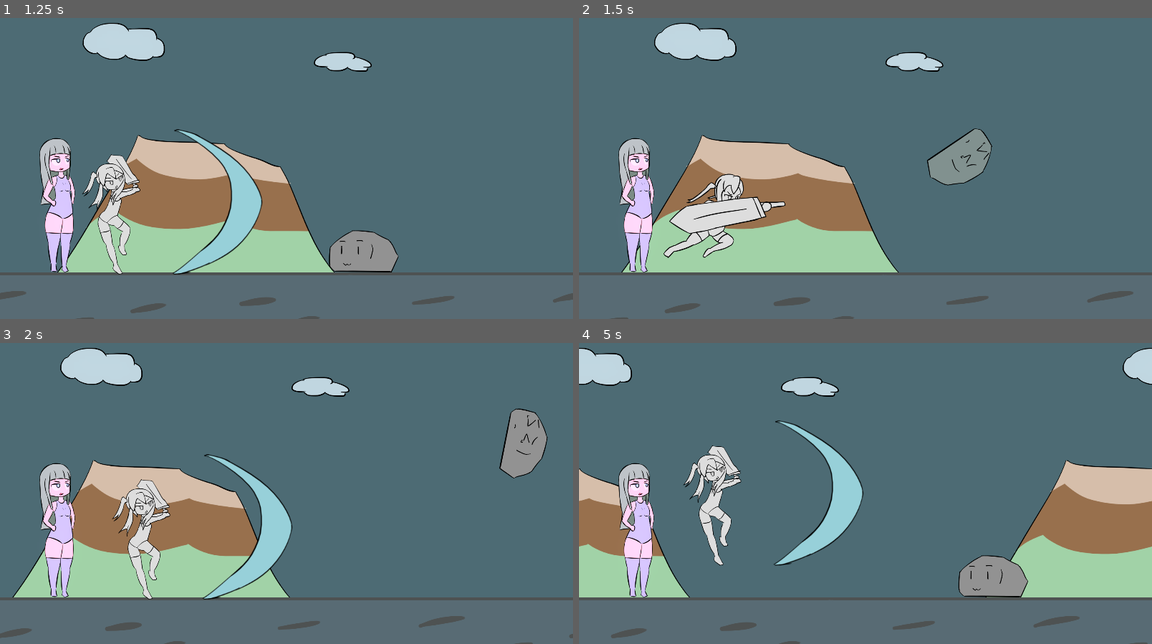
Above: before the commit, frames 1-4 (two rows, left to right).
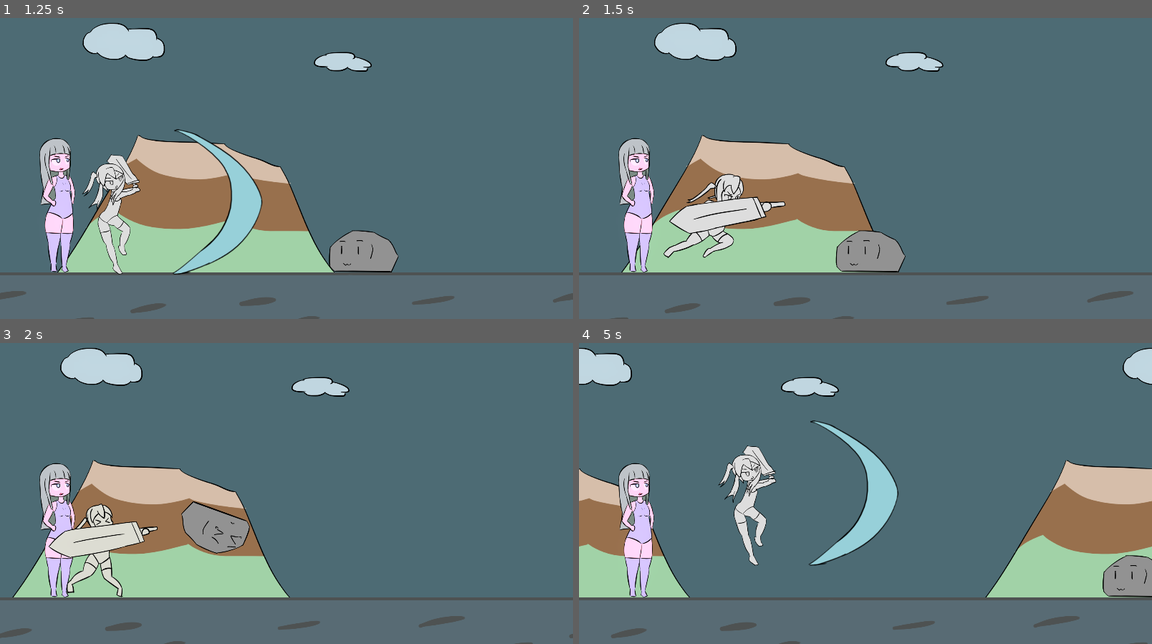
Above: after the commit, the same moments.

Repository: BeatMil/Animurun
Game: Godot game, scene res://Scenes/Forest.tscn
Same seed, same stepped clock (60 frames per second), same inputs: the game is played once before the commit and once after it.
Inputs:
- Up to frame 1 (1.25 s): tap Enter (ui_accept) at 0.5, 0.77 s; hold U (block) from 0.53 s (still down)
- Up to frame 2 (1.5 s): release U (block) at 1.28 s; tap U (block) at 1.35 s
- Up to frame 3 (2 s): tap Enter (ui_accept) at 1.52 s
- Up to frame 4 (5 s): hold U (block) 2.03-2.78 s; tap U (block) at 2.85, 4.35 s; tap Enter (ui_accept) at 3.02, 3.77, 4.52 s; hold U (block) 3.53-4.28 s

Frame 1 is identical in both runs. In frame 2, 2.8% of the frame differs, in the area x 44-73%, y 36-85%; in frame 3, 8.4%; in frame 4, 9.5%, in the area x 18-100%, y 25-85%.

Commit message:
Add sword_deflect animation

Diff:
--- a/Nodes/rocky.tscn
+++ b/Nodes/rocky.tscn
@@ -1,8 +1,7 @@
-[gd_scene load_steps=11 format=3 uid="uid://dakrishjwcwbt"]
+[gd_scene load_steps=9 format=3 uid="uid://dakrishjwcwbt"]
 
 [ext_resource type="Script" path="res://scripts/Rocky.gd" id="1_g3df8"]
 [ext_resource type="AudioStream" uid="uid://b36cb8pbyil84" path="res://media/sfx/dead.wav" id="2_pp68n"]
-[ext_resource type="AudioStream" uid="uid://buqe4ddxwekc2" path="res://media/sfx/charge01.wav" id="3_p3qjn"]
 [ext_resource type="Texture2D" uid="uid://cpjffb4qr0qqw" path="res://media/sprites/rocky_sprites.png" id="4_43e04"]
 
 [sub_resource type="RectangleShape2D" id="RectangleShape2D_y7vn5"]
@@ -130,70 +129,14 @@
 "values": [Color(1, 1, 1, 1)]
 }
 
-[sub_resource type="Animation" id="Animation_lctyq"]
-resource_name = "speed"
-loop_mode = 2
-tracks/0/type = "value"
-tracks/0/imported = false
-tracks/0/enabled = true
-tracks/0/path = NodePath("SlimeSpritesheet:frame")
-tracks/0/interp = 1
-tracks/0/loop_wrap = true
-tracks/0/keys = {
-"times": PackedFloat32Array(0),
-"transitions": PackedFloat32Array(1),
-"update": 1,
-"values": [1]
-}
-tracks/1/type = "audio"
-tracks/1/imported = false
-tracks/1/enabled = true
-tracks/1/path = NodePath("AnimationPlayer/AudioStreamPlayer")
-tracks/1/interp = 1
-tracks/1/loop_wrap = true
-tracks/1/keys = {
-"clips": [{
-"end_offset": 0.0,
-"start_offset": 0.0,
-"stream": ExtResource("3_p3qjn")
-}],
-"times": PackedFloat32Array(0)
-}
-tracks/1/use_blend = true
-tracks/2/type = "value"
-tracks/2/imported = false
-tracks/2/enabled = true
-tracks/2/path = NodePath("SlimeSpritesheet:self_modulate")
-tracks/2/interp = 1
-tracks/2/loop_wrap = true
-tracks/2/keys = {
-"times": PackedFloat32Array(0, 0.1, 0.2, 0.3, 0.4, 0.5, 0.6, 0.7, 0.8, 0.9, 1, 1.1),
-"transitions": PackedFloat32Array(1, 1, 1, 1, 1, 1, 1, 1, 1, 1, 1, 1),
-"update": 0,
-"values": [Color(0.996078, 1, 0.694118, 1), Color(0.992157, 1, 0.364706, 1), Color(0.996078, 1, 0.694118, 1), Color(0.992157, 1, 0.364706, 1), Color(0.996078, 1, 0.694118, 1), Color(0.992157, 1, 0.364706, 1), Color(0.996078, 1, 0.694118, 1), Color(0.992157, 1, 0.364706, 1), Color(0.996078, 1, 0.694118, 1), Color(0.992157, 1, 0.364706, 1), Color(0.996078, 1, 0.694118, 1), Color(0.992157, 1, 0.364706, 1)]
-}
-tracks/3/type = "value"
-tracks/3/imported = false
-tracks/3/enabled = true
-tracks/3/path = NodePath("SlimeSpritesheet:modulate")
-tracks/3/interp = 1
-tracks/3/loop_wrap = true
-tracks/3/keys = {
-"times": PackedFloat32Array(0),
-"transitions": PackedFloat32Array(1),
-"update": 0,
-"values": [Color(1.5, 1.5, 1.5, 1)]
-}
-
 [sub_resource type="AnimationLibrary" id="AnimationLibrary_yhx8y"]
 _data = {
 "RESET": SubResource("Animation_jfkii"),
 "hurt": SubResource("Animation_8usju"),
-"idle": SubResource("Animation_q5iy4"),
-"speed": SubResource("Animation_lctyq")
+"idle": SubResource("Animation_q5iy4")
 }
 
-[node name="Rocky" type="RigidBody2D" groups=["enemy", "slime"]]
+[node name="Rocky" type="RigidBody2D" groups=["enemy", "rocky"]]
 gravity_scale = 2.0
 max_contacts_reported = 1
 contact_monitor = true
--- a/Scenes/Forest.tscn
+++ b/Scenes/Forest.tscn
@@ -17,6 +17,7 @@
 [ext_resource type="AudioStream" uid="uid://cpwu06ws2r1cl" path="res://media/sfx/hitHurt.wav" id="14_fvjol"]
 [ext_resource type="Texture2D" uid="uid://bxjft2o05bs63" path="res://media/sprites/chiichan_run.png" id="15_it6uo"]
 [ext_resource type="AudioStream" uid="uid://cat3cfvygslnu" path="res://media/sfx/dedExplosion.wav" id="16_ww0km"]
+[ext_resource type="Texture2D" uid="uid://dyjx2w2gd2jbp" path="res://media/sprites/sword_deflect.png" id="17_pc2sv"]
 
 [sub_resource type="GDScript" id="GDScript_t755h"]
 script/source = "extends ParallaxLayer
@@ -211,7 +212,7 @@
 tracks/5/interp = 1
 tracks/5/loop_wrap = true
 tracks/5/keys = {
-"times": PackedFloat32Array(0.25),
+"times": PackedFloat32Array(0.1666),
 "transitions": PackedFloat32Array(1),
 "values": [{
 "args": [],
@@ -632,6 +633,86 @@
 "values": [Vector2(0, 0)]
 }
 
+[sub_resource type="Animation" id="Animation_erit4"]
+resource_name = "sword_deflect"
+length = 0.333342
+step = 0.0833333
+tracks/0/type = "value"
+tracks/0/imported = false
+tracks/0/enabled = true
+tracks/0/path = NodePath("ChiichanPos/ChiichanRun:frame")
+tracks/0/interp = 1
+tracks/0/loop_wrap = true
+tracks/0/keys = {
+"times": PackedFloat32Array(0),
+"transitions": PackedFloat32Array(1),
+"update": 1,
+"values": [0]
+}
+tracks/1/type = "value"
+tracks/1/imported = false
+tracks/1/enabled = true
+tracks/1/path = NodePath("ChiichanPos/ChiichanRun:texture")
+tracks/1/interp = 1
+tracks/1/loop_wrap = true
+tracks/1/keys = {
+"times": PackedFloat32Array(0),
+"transitions": PackedFloat32Array(1),
+"update": 1,
+"values": [ExtResource("17_pc2sv")]
+}
+tracks/2/type = "value"
+tracks/2/imported = false
+tracks/2/enabled = true
+tracks/2/path = NodePath("ChiichanPos/ChiichanRun:hframes")
+tracks/2/interp = 1
+tracks/2/loop_wrap = true
+tracks/2/keys = {
+"times": PackedFloat32Array(0),
+"transitions": PackedFloat32Array(1),
+"update": 1,
+"values": [1]
+}
+tracks/3/type = "audio"
+tracks/3/imported = false
+tracks/3/enabled = true
+tracks/3/path = NodePath("AnimationPlayer/AudioStreamPlayer")
+tracks/3/interp = 1
+tracks/3/loop_wrap = true
+tracks/3/keys = {
+"clips": [{
+"end_offset": 0.0,
+"start_offset": 0.0,
+"stream": ExtResource("13_f3mfm")
+}],
+"times": PackedFloat32Array(0)
+}
+tracks/3/use_blend = true
+tracks/4/type = "value"
+tracks/4/imported = false
+tracks/4/enabled = true
+tracks/4/path = NodePath("ChiichanPos:position")
+tracks/4/interp = 1
+tracks/4/loop_wrap = true
+tracks/4/keys = {
+"times": PackedFloat32Array(0, 0.333333),
+"transitions": PackedFloat32Array(0.5, 0.5),
+"update": 0,
+"values": [Vector2(-30, 0), Vector2(0, 0)]
+}
+tracks/5/type = "value"
+tracks/5/imported = false
+tracks/5/enabled = true
+tracks/5/path = NodePath("ChiichanPos/ChiichanRun:modulate")
+tracks/5/interp = 1
+tracks/5/loop_wrap = true
+tracks/5/keys = {
+"times": PackedFloat32Array(0, 0.333333),
+"transitions": PackedFloat32Array(1, 1),
+"update": 0,
+"values": [Color(0.988235, 0.980392, 0.85098, 1), Color(1, 1, 1, 1)]
+}
+
 [sub_resource type="AnimationLibrary" id="AnimationLibrary_8jhmc"]
 _data = {
 "RESET": SubResource("Animation_450t4"),
@@ -640,7 +721,8 @@
 "block": SubResource("Animation_bucmy"),
 "block_impact": SubResource("Animation_gbugi"),
 "hurt": SubResource("Animation_uv8rb"),
-"run": SubResource("Animation_c0ony")
+"run": SubResource("Animation_c0ony"),
+"sword_deflect": SubResource("Animation_erit4")
 }
 
 [sub_resource type="Animation" id="Animation_vjhwb"]
--- a/scripts/Chiichan.gd
+++ b/scripts/Chiichan.gd
@@ -44,6 +44,7 @@
 
 func spawn_hitbox01():
 	var hitbox = ATTACK01_HITBOX.instantiate()
+	hitbox.chiichan = self
 	hitbox.position = $Attack01HitboxPos.position
 	add_child(hitbox)
 
@@ -100,6 +101,10 @@
 	$"%DedMenu".show_menu()
 
 
+func sword_deflect():
+	$"AnimationPlayer".play("sword_deflect")
+
+
 func _on_animation_player_animation_finished(anim_name):
 	if anim_name == "attack01" or anim_name == "hurt" or anim_name == "block" or anim_name == "block_impact":
 		is_blocking = false
--- a/scripts/Hitbox.gd
+++ b/scripts/Hitbox.gd
@@ -1,6 +1,6 @@
 extends Area2D
 
-var type = 0
+var chiichan
 
 
 func _on_timer_timeout():
@@ -14,3 +14,7 @@
 		body.apply_impulse(Vector2(2000, -2000))
 		body.apply_torque_impulse(100000)
 		body.get_node("AnimationPlayer").play("hurt")
+
+	if body.is_in_group("rocky"):
+		chiichan.sword_deflect()
+		body.hurt()
--- a/scripts/Rocky.gd
+++ b/scripts/Rocky.gd
@@ -35,6 +35,10 @@
 		body.hit_by_rocky()
 
 
+func hurt(): # rocky got him by greatsword
+	$"AnimationPlayer".play("hurt")
+
+
 func turn_off_all_collision():
 	collision_layer = 0b00000000000000000000
 	collision_mask = 0b00000000000000000000
Binary file added: Media/sprites/sword_deflect.png
Not shown, added: Media/sprites/sword_deflect.png.import
Not shown: 1 places in Scenes/Forest.tscn that only renumber resources
